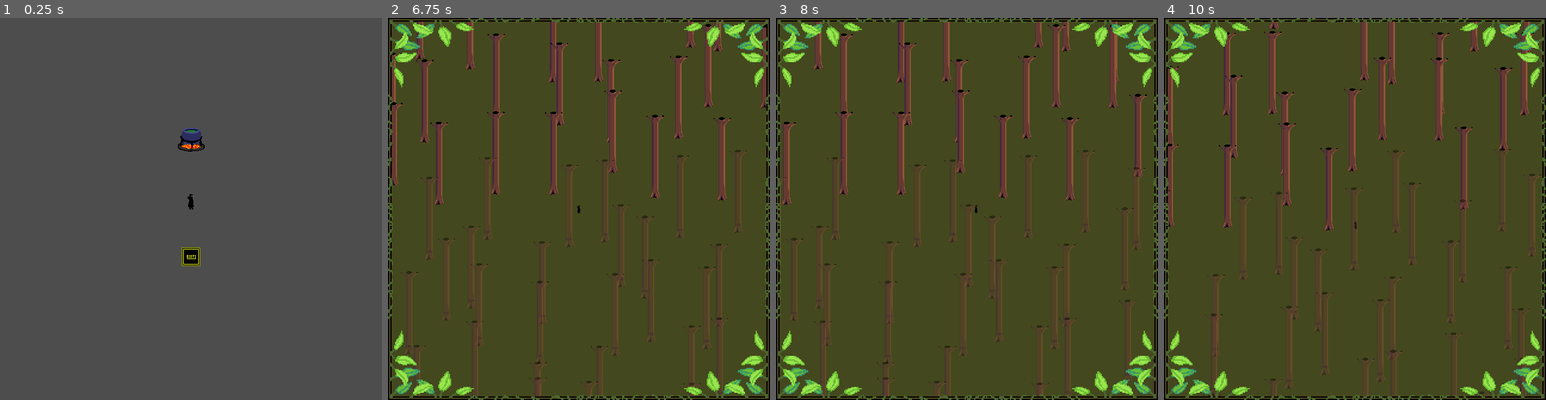
Above: before the commit, frames 1-4 (left to right).
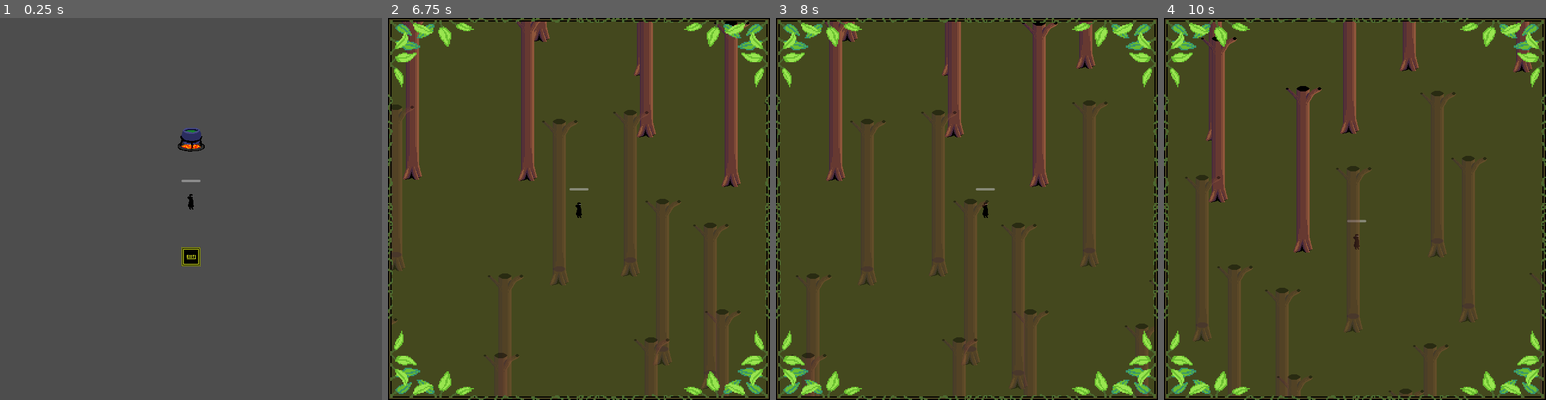
Above: after the commit, the same moments.

Repository: MariuszAKS/Alchemical-Expedition
Game: Godot game, scene res://scenes/game.tscn
Same seed, same stepped clock (60 frames per second), same inputs: the game is played once before the commit and once after it.
Inputs:
- Up to frame 1 (0.25 s): no input
- Up to frame 2 (6.75 s): tap Enter at 0.5 s; hold D (move_right) 0.53-1.28 s; tap Space (attack) at 0.6, 1.55, 2.1, 3.05, 3.5, 3.6, 4.55, 5.1 s; tap Shift (move_dash) at 0.8, 1.35, 2.3, 2.85, 3.8, 4.35, 5.3 s; hold S (move_down) 1.28-2.03 s; hold D (move_right) 2.03-2.78 s; hold W (move_up) 2.78-3.53 s; hold A (move_left) 3.53-5.03 s; hold S (move_down) 5.03-5.75 s; click "Plains" at 5.75 s; click "Forest" at 6.5 s
- Up to frame 3 (8 s): tap Enter at 7.25 s; hold D (move_right) from 7.28 s (still down); tap Shift (move_dash) at 7.35 s; tap Space (attack) at 7.55 s
- Up to frame 4 (10 s): release D (move_right) at 8.03 s; hold W (move_up) 8.03-8.78 s; tap Space (attack) at 8.1, 9.05, 9.6 s; tap Shift (move_dash) at 8.3, 8.85, 9.8 s; hold D (move_right) 8.78-9.53 s; hold S (move_down) from 9.53 s (still down)

The runs differ from the first frame. In frame 1, less than 0.1% of the frame differs, in the area x 47-53%, y 42-43%; in frame 2, 16%, in the area x 0-100%, y 0-100%; in frame 3, 14%; in frame 4, 14%.

Commit message:
Added hitbox, health and player's attack

Diff:
--- a/scenes/boar.tscn
+++ b/scenes/enemies/boar.tscn
@@ -1,7 +1,9 @@
-[gd_scene load_steps=5 format=3 uid="uid://ccj4ptjyqj0q3"]
+[gd_scene load_steps=8 format=3 uid="uid://ccj4ptjyqj0q3"]
 
-[ext_resource type="Texture2D" uid="uid://blbp1hhfxex5b" path="res://art/boar.png" id="1_82tqf"]
-[ext_resource type="Script" path="res://scripts/boar.gd" id="1_nw32a"]
+[ext_resource type="Script" path="res://scripts/enemies/boar.gd" id="1_aukkq"]
+[ext_resource type="Texture2D" uid="uid://blbp1hhfxex5b" path="res://art/boar.png" id="2_2p21b"]
+[ext_resource type="PackedScene" uid="uid://cdfclcm5gr3pe" path="res://scenes/hitbox.tscn" id="3_4htq7"]
+[ext_resource type="PackedScene" uid="uid://5ov2g6m50a6v" path="res://scenes/health_bar.tscn" id="4_t11ej"]
 
 [sub_resource type="CapsuleShape2D" id="CapsuleShape2D_yak71"]
 radius = 4.0
@@ -10,17 +12,21 @@
 radius = 200.0
 height = 500.0
 
+[sub_resource type="CapsuleShape2D" id="CapsuleShape2D_2hxrw"]
+radius = 14.0
+height = 42.0
+
 [node name="Boar" type="CharacterBody2D"]
 collision_layer = 0
 collision_mask = 256
-script = ExtResource("1_nw32a")
+script = ExtResource("1_aukkq")
 
 [node name="CollisionShape2D" type="CollisionShape2D" parent="."]
 rotation = 1.5708
 shape = SubResource("CapsuleShape2D_yak71")
 
 [node name="Sprite2D" type="Sprite2D" parent="."]
-texture = ExtResource("1_82tqf")
+texture = ExtResource("2_2p21b")
 offset = Vector2(0, -28)
 
 [node name="Reaction" type="Sprite2D" parent="."]
@@ -33,6 +39,21 @@
 rotation = 1.5708
 shape = SubResource("CapsuleShape2D_lhh7g")
 
+[node name="Hitbox" parent="." node_paths=PackedStringArray("health_bar") instance=ExtResource("3_4htq7")]
+collision_layer = 16
+max_health = 10
+health_left = 10
+health_bar = NodePath("../HealthBar")
+
+[node name="CollisionShape2D" parent="Hitbox" index="0"]
+position = Vector2(0, -12)
+rotation = 1.5708
+shape = SubResource("CapsuleShape2D_2hxrw")
+
+[node name="HealthBar" parent="." instance=ExtResource("4_t11ej")]
+offset_top = -34.0
+offset_bottom = -30.0
+
 [node name="WanderTimer" type="Timer" parent="."]
 wait_time = 5.0
 one_shot = true
@@ -42,6 +63,7 @@
 one_shot = true
 
 [node name="MaxChargeTimer" type="Timer" parent="."]
+wait_time = 0.5
 
 [node name="ChargeCooldownTimer" type="Timer" parent="."]
 wait_time = 2.0
@@ -62,3 +84,5 @@
 [connection signal="timeout" from="ChargeCooldownTimer" to="." method="_finish_cooldown"]
 [connection signal="timeout" from="MemoryTimer" to="." method="_forget_target"]
 [connection signal="timeout" from="ReactionSymbolTimer" to="." method="_hide_reaction_symbol"]
+
+[editable path="Hitbox"]
--- /dev/null
+++ b/scenes/health_bar.tscn
@@ -0,0 +1,10 @@
+[gd_scene format=3 uid="uid://5ov2g6m50a6v"]
+
+[node name="HealthBar" type="ProgressBar"]
+custom_minimum_size = Vector2(32, 2)
+offset_left = -16.0
+offset_top = -2.0
+offset_right = 16.0
+offset_bottom = 2.0
+step = 1.0
+show_percentage = false
--- /dev/null
+++ b/scenes/hitbox.tscn
@@ -0,0 +1,10 @@
+[gd_scene load_steps=2 format=3 uid="uid://cdfclcm5gr3pe"]
+
+[ext_resource type="Script" path="res://scripts/hitbox.gd" id="1_bqx68"]
+
+[node name="Hitbox" type="Area2D"]
+collision_mask = 0
+script = ExtResource("1_bqx68")
+metadata/_edit_group_ = true
+
+[node name="CollisionShape2D" type="CollisionShape2D" parent="."]
--- a/scenes/locations/forest.tscn
+++ b/scenes/locations/forest.tscn
@@ -1,12 +1,12 @@
 [gd_scene load_steps=4 format=3 uid="uid://bria8fk3o811"]
 
-[ext_resource type="Script" path="res://scripts/forest.gd" id="1_3uiks"]
+[ext_resource type="Script" path="res://scripts/locations/forest.gd" id="1_rjoxw"]
 [ext_resource type="PackedScene" uid="uid://bqyaieqoe7uhh" path="res://scenes/player_start_position.tscn" id="1_xauuj"]
 [ext_resource type="Texture2D" uid="uid://dskfod8flks2a" path="res://art/forest_frame.png" id="3_qf3jb"]
 
 [node name="Forest" type="Node2D"]
 y_sort_enabled = true
-script = ExtResource("1_3uiks")
+script = ExtResource("1_rjoxw")
 
 [node name="PlayerStartPosition" parent="." instance=ExtResource("1_xauuj")]
 position = Vector2(0, 0)
--- a/scenes/locations/house.tscn
+++ b/scenes/locations/house.tscn
@@ -1,7 +1,7 @@
 [gd_scene load_steps=7 format=3 uid="uid://bl86qkwqqktj3"]
 
-[ext_resource type="Script" path="res://scripts/house.gd" id="1_4kxeh"]
 [ext_resource type="Texture2D" uid="uid://cjrmkcnbdvnl2" path="res://art/cauldron.png" id="1_n8bwc"]
+[ext_resource type="Script" path="res://scripts/locations/house.gd" id="1_wkser"]
 [ext_resource type="Texture2D" uid="uid://biq73m6mw6hj0" path="res://art/exit.png" id="2_gtvuh"]
 [ext_resource type="PackedScene" uid="uid://bqyaieqoe7uhh" path="res://scenes/player_start_position.tscn" id="4_s3c4c"]
 
@@ -12,7 +12,7 @@
 radius = 37.0
 
 [node name="House" type="Node2D"]
-script = ExtResource("1_4kxeh")
+script = ExtResource("1_wkser")
 
 [node name="Exit" type="Area2D" parent="."]
 position = Vector2(320, 400)
--- a/scenes/locations/test_scene.tscn
+++ b/scenes/locations/test_scene.tscn
@@ -1,7 +1,7 @@
 [gd_scene load_steps=4 format=3 uid="uid://sx5e0i32pjxe"]
 
 [ext_resource type="PackedScene" uid="uid://b3hl84xse03ke" path="res://scenes/player.tscn" id="1_ktf2e"]
-[ext_resource type="PackedScene" uid="uid://ccj4ptjyqj0q3" path="res://scenes/boar.tscn" id="2_8i8fu"]
+[ext_resource type="PackedScene" uid="uid://ccj4ptjyqj0q3" path="res://scenes/enemies/boar.tscn" id="2_8i8fu"]
 [ext_resource type="PackedScene" uid="uid://b0ddltblpo7er" path="res://scenes/tree.tscn" id="3_bnjf3"]
 
 [node name="TestScene" type="Node2D"]
@@ -10,16 +10,16 @@
 position = Vector2(315, 524)
 
 [node name="Boar" parent="." instance=ExtResource("2_8i8fu")]
-position = Vector2(103, 149)
+position = Vector2(510, 363)
 
 [node name="Tree" parent="." instance=ExtResource("3_bnjf3")]
-position = Vector2(598, 297)
+position = Vector2(510, 391)
 
 [node name="Tree2" parent="." instance=ExtResource("3_bnjf3")]
-position = Vector2(569, 333)
+position = Vector2(471, 368)
 
 [node name="Tree3" parent="." instance=ExtResource("3_bnjf3")]
-position = Vector2(533, 371)
+position = Vector2(549, 366)
 
 [node name="Tree4" parent="." instance=ExtResource("3_bnjf3")]
-position = Vector2(487, 399)
+position = Vector2(512, 339)
--- a/scenes/player.tscn
+++ b/scenes/player.tscn
@@ -1,7 +1,11 @@
-[gd_scene load_steps=6 format=3 uid="uid://b3hl84xse03ke"]
+[gd_scene load_steps=10 format=3 uid="uid://b3hl84xse03ke"]
 
-[ext_resource type="Script" path="res://scripts/player.gd" id="1_b44pg"]
+[ext_resource type="Script" path="res://scripts/player/player.gd" id="1_dqsja"]
 [ext_resource type="Texture2D" uid="uid://b6fylk5bvs5bb" path="res://art/shadow.png" id="1_mcoii"]
+[ext_resource type="Script" path="res://scripts/player/attack.gd" id="3_frabq"]
+[ext_resource type="PackedScene" uid="uid://cdfclcm5gr3pe" path="res://scenes/hitbox.tscn" id="3_y87cp"]
+[ext_resource type="Texture2D" uid="uid://80ys6pgg5xki" path="res://art/player_attack.png" id="4_xp1ai"]
+[ext_resource type="PackedScene" uid="uid://5ov2g6m50a6v" path="res://scenes/health_bar.tscn" id="6_5ugqh"]
 
 [sub_resource type="CapsuleShape2D" id="CapsuleShape2D_f1vbk"]
 radius = 4.0
@@ -10,14 +14,14 @@
 [sub_resource type="CircleShape2D" id="CircleShape2D_eqmup"]
 radius = 30.0
 
-[sub_resource type="CapsuleShape2D" id="CapsuleShape2D_j4jsa"]
+[sub_resource type="CapsuleShape2D" id="CapsuleShape2D_o351g"]
 radius = 5.0
 height = 26.0
 
 [node name="Player" type="CharacterBody2D"]
 y_sort_enabled = true
 collision_mask = 256
-script = ExtResource("1_b44pg")
+script = ExtResource("1_dqsja")
 
 [node name="CollisionShape2D" type="CollisionShape2D" parent="."]
 rotation = 1.5708
@@ -26,39 +30,52 @@
 [node name="Camera" type="Camera2D" parent="."]
 position = Vector2(0, -14)
 enabled = false
-zoom = Vector2(0.5, 0.5)
 position_smoothing_enabled = true
 
 [node name="Sprite2D" type="Sprite2D" parent="."]
 texture = ExtResource("1_mcoii")
 offset = Vector2(0, -14)
 
-[node name="AttackArea" type="Area2D" parent="."]
+[node name="Attack" type="Area2D" parent="."]
 position = Vector2(0, -12)
 collision_layer = 0
 collision_mask = 16
+script = ExtResource("3_frabq")
 metadata/_edit_group_ = true
 
-[node name="CollisionShape2D" type="CollisionShape2D" parent="AttackArea"]
+[node name="Collider" type="CollisionShape2D" parent="Attack"]
 shape = SubResource("CircleShape2D_eqmup")
 disabled = true
 
-[node name="HitboxArea" type="Area2D" parent="."]
+[node name="Sprite2D" type="Sprite2D" parent="Attack"]
+texture = ExtResource("4_xp1ai")
+
+[node name="AttackTimer" type="Timer" parent="Attack"]
+wait_time = 0.2
+one_shot = true
+
+[node name="CooldownTimer" type="Timer" parent="Attack"]
+wait_time = 0.2
+one_shot = true
+
+[node name="Hitbox" parent="." node_paths=PackedStringArray("health_bar") instance=ExtResource("3_y87cp")]
 position = Vector2(0, -12)
-collision_mask = 0
-metadata/_edit_group_ = true
+max_health = 20
+health_left = 20
+health_bar = NodePath("../HealthBar")
 
-[node name="CollisionShape2D" type="CollisionShape2D" parent="HitboxArea"]
-shape = SubResource("CapsuleShape2D_j4jsa")
+[node name="CollisionShape2D" parent="Hitbox" index="0"]
+shape = SubResource("CapsuleShape2D_o351g")
+
+[node name="HealthBar" parent="." instance=ExtResource("6_5ugqh")]
+offset_top = -49.0
+offset_bottom = -45.0
 
 [node name="DashTimer" type="Timer" parent="."]
 wait_time = 0.25
 one_shot = true
 
-[node name="AttackTimer" type="Timer" parent="."]
-wait_time = 0.5
-one_shot = true
+[connection signal="area_entered" from="Attack" to="Attack" method="_hit"]
+[connection signal="timeout" from="Attack/AttackTimer" to="Attack" method="_finish_attack"]
 
-[node name="AttackCooldownTimer" type="Timer" parent="."]
-wait_time = 0.6
-one_shot = true
+[editable path="Hitbox"]
--- a/scripts/boar.gd
+++ b/scripts/enemies/boar.gd
@@ -23,6 +23,12 @@
 var reaction_exclamation:CompressedTexture2D = preload("res://art/icons/exclamation_mark.png")
 var reaction_question:CompressedTexture2D = preload("res://art/icons/question_mark.png")
 
+@onready var hitbox:Hitbox = get_node("Hitbox")
+
+
+func _ready():
+	hitbox.health_depleted.connect(_death)
+
 
 func _process(delta):
 	if boar_state == State.WANDER:
@@ -36,11 +42,9 @@
 		if collision:
 			_hit_obstacle()
 
-	print(charge_cooldown_timer.time_left)
-
 
 func _change_state(new_state:State):
-	print("%s -> %s" % [State.find_key(boar_state), State.find_key(new_state)])
+	# print("%s -> %s" % [State.find_key(boar_state), State.find_key(new_state)])
 	_exit_state(boar_state)
 	_enter_state(new_state)
 
@@ -139,3 +143,8 @@
 
 func _hide_reaction_symbol():
 	reaction_symbol.texture = null
+
+
+func _death():
+	# spawn items for pickup
+	queue_free()
--- a/scripts/game.gd
+++ b/scripts/game.gd
@@ -8,7 +8,7 @@
 
 @onready var ui_control:Control = get_node("UI Control")
 
-@onready var player:CharacterBody2D = playerScene.instantiate()
+@onready var player:Player = playerScene.instantiate()
 
 @onready var map:Control = mapScene.instantiate()
 @onready var house:Node2D = houseScene.instantiate()
@@ -38,11 +38,11 @@
 
 func _show_map():
 	map.visible = true
-	player.can_move = false
+	player.enable_move(false)
 
 func _hide_map():
 	map.visible = false
-	player.can_move = true
+	player.enable_move(true)
 
 
 func _go_to_location(location:String):
@@ -70,8 +70,8 @@
 
 func _set_player_permissions():
 	if loaded_location == location_dictionary["house"]:
-		player.can_attack = false
+		player.enable_attack(false)
 		player.enable_camera(false)
 	else:
-		player.can_attack = true
+		player.enable_attack(true)
 		player.enable_camera(true)
--- /dev/null
+++ b/scripts/hitbox.gd
@@ -0,0 +1,42 @@
+extends Area2D
+
+class_name Hitbox
+
+
+signal health_depleted
+
+const MIN_POSSIBLE_LIFE:int = 1
+
+@export var max_health:int
+@export var health_left:int
+
+@export var health_bar:ProgressBar
+
+
+func _ready():
+	max_health = max(max_health, MIN_POSSIBLE_LIFE)
+	health_left = min(max(health_left, MIN_POSSIBLE_LIFE), max_health)
+
+	health_bar.max_value = max_health
+	_update_health_bar()
+
+
+func heal(life):
+	health_left += life
+	health_left = min(health_left, max_health)
+	_update_health_bar()
+
+func hit(damage):
+	health_left -= damage
+	health_left = max(health_left, 0)
+	_update_health_bar()
+
+	if health_left <= 0:
+		_death()
+
+func _update_health_bar():
+	health_bar.value = health_left
+
+func _death():
+	emit_signal(health_depleted.get_name())
+	print("Died")
--- a/scripts/forest.gd
+++ b/scripts/locations/forest.gd
@@ -2,7 +2,7 @@
 
 
 var tree_scene:PackedScene = preload("res://scenes/tree.tscn")
-var boar_scene:PackedScene = preload("res://scenes/boar.tscn")
+var boar_scene:PackedScene = preload("res://scenes/enemies/boar.tscn")
 
 @onready var trees_container:Node2D = get_node("TreesContainer")
 @onready var boars_container:Node2D = get_node("BoarsContainer")
@@ -40,10 +40,10 @@
 		var shift_min:float = -50
 		var shift_max:float = 50
 
-		for herd in range(1):
+		for herd in range(8):
 			pos_origin = Vector2(randf_range(range_min, range_max), randf_range(range_min, range_max))
 
-			for member in range(1):
+			for member in range(4):
 				boar = boar_scene.instantiate()
 				boars.append(boar)
 				boars_container.add_child(boar)
--- a/scripts/player.gd
+++ /dev/null
@@ -1,71 +0,0 @@
-extends CharacterBody2D
-
-class_name Player
-
-
-const MOVE_VELOCITY = 150.0
-const MOVE_VELOCITY_MAX = 200.0
-const DASH_VELOCITY = 500.0
-const DECELERATION = 1000.0
-
-var direction:Vector2 = Vector2(1, 0)
-
-var can_move:bool = true
-var can_attack:bool = true
-
-@onready var camera:Camera2D = get_node("Camera")
-@onready var attack_collision:CollisionShape2D = get_node("AttackArea/CollisionShape2D")
-@onready var dash_timer:Timer = get_node("DashTimer")
-@onready var attack_timer:Timer = get_node("AttackTimer")
-@onready var attack_cooldown_timer:Timer = get_node("AttackCooldownTimer")
-
-
-func _ready():
-	enable_camera(true)
-	dash_timer.timeout.connect(_enable_move)
-	attack_timer.timeout.connect(_finish_attack)
-	attack_cooldown_timer.timeout.connect(_enable_attack)
-
-
-func _physics_process(delta):
-	_movement(delta)
-
-	if can_attack and Input.is_action_just_pressed("attack"):
-		_start_attack()
-
-
-func _movement(delta):
-	var new_direction = Input.get_vector("move_left", "move_right", "move_up", "move_down").normalized()
-
-	if can_move && Input.is_action_just_pressed("move_dash"):
-		velocity = direction * DASH_VELOCITY
-		can_move = false
-		dash_timer.start()
-	elif can_move && new_direction:
-		direction = new_direction
-		velocity = direction * MOVE_VELOCITY
-	else:
-		velocity.x = move_toward(velocity.x, 0, DECELERATION * delta)
-		velocity.y = move_toward(velocity.y, 0, DECELERATION * delta)
-
-	move_and_slide()
-
-func _enable_move():
-	can_move = true
-
-
-func _start_attack():
-	attack_collision.set_disabled(false)
-	can_attack = false
-	attack_timer.start()
-
-func _finish_attack():
-	attack_collision.set_disabled(true)
-	attack_cooldown_timer.start()
-
-func _enable_attack():
-	can_attack = true
-
-
-func enable_camera(value:bool):
-	camera.enabled = value
--- /dev/null
+++ b/scripts/player/attack.gd
@@ -0,0 +1,32 @@
+extends Area2D
+
+
+@export var damage:int = 2
+
+@onready var collider:CollisionShape2D = get_node("Collider")
+@onready var sprite:Sprite2D = get_node("Sprite2D")
+@onready var attack_timer:Timer = get_node("AttackTimer")
+@onready var cooldown_timer:Timer = get_node("CooldownTimer")
+
+
+func _ready():
+	get_parent().attack_button_pressed.connect(_attack)
+	collider.disabled = true
+	sprite.visible = false
+
+
+func _attack():
+	if attack_timer.time_left == 0 and cooldown_timer.time_left == 0:
+		collider.disabled = false
+		sprite.visible = true
+		attack_timer.start()
+
+func _finish_attack():
+	collider.disabled = true
+	sprite.visible = false
+	cooldown_timer.start()
+
+func _hit(area:Area2D):
+	print(area)
+	if area is Hitbox:
+		area.hit(damage)
--- /dev/null
+++ b/scripts/player/player.gd
@@ -0,0 +1,57 @@
+extends CharacterBody2D
+
+class_name Player
+
+
+signal attack_button_pressed
+
+const MOVE_VELOCITY = 150.0
+const MOVE_VELOCITY_MAX = 200.0
+const DASH_VELOCITY = 500.0
+const DECELERATION = 1000.0
+
+var direction:Vector2 = Vector2(1, 0)
+
+var _can_move:bool = true
+var _can_attack:bool = true
+
+@onready var camera:Camera2D = get_node("Camera")
+@onready var dash_timer:Timer = get_node("DashTimer")
+
+
+func _ready():
+	enable_camera(true)
+	dash_timer.timeout.connect(enable_move.bind(true))
+
+
+func _physics_process(delta):
+	_movement(delta)
+
+	if _can_attack and Input.is_action_just_pressed("attack"):
+		emit_signal(attack_button_pressed.get_name())
+
+
+func _movement(delta):
+	var new_direction = Input.get_vector("move_left", "move_right", "move_up", "move_down").normalized()
+
+	if _can_move && Input.is_action_just_pressed("move_dash"):
+		velocity = direction * DASH_VELOCITY
+		enable_move(false)
+		dash_timer.start()
+	elif _can_move && new_direction:
+		direction = new_direction
+		velocity = direction * MOVE_VELOCITY
+	else:
+		velocity.x = move_toward(velocity.x, 0, DECELERATION * delta)
+		velocity.y = move_toward(velocity.y, 0, DECELERATION * delta)
+
+	move_and_slide()
+
+func enable_move(value:bool):
+	_can_move = value
+
+func enable_attack(value:bool):
+	_can_attack = value
+
+func enable_camera(value:bool):
+	camera.enabled = value
Binary file added: art/player_attack.png
Not shown, added: art/player_attack.png.import
Renamed: scripts/house.gd -> scripts/locations/house.gd
Renamed: scripts/inventory.gd -> scripts/player/inventory.gd
